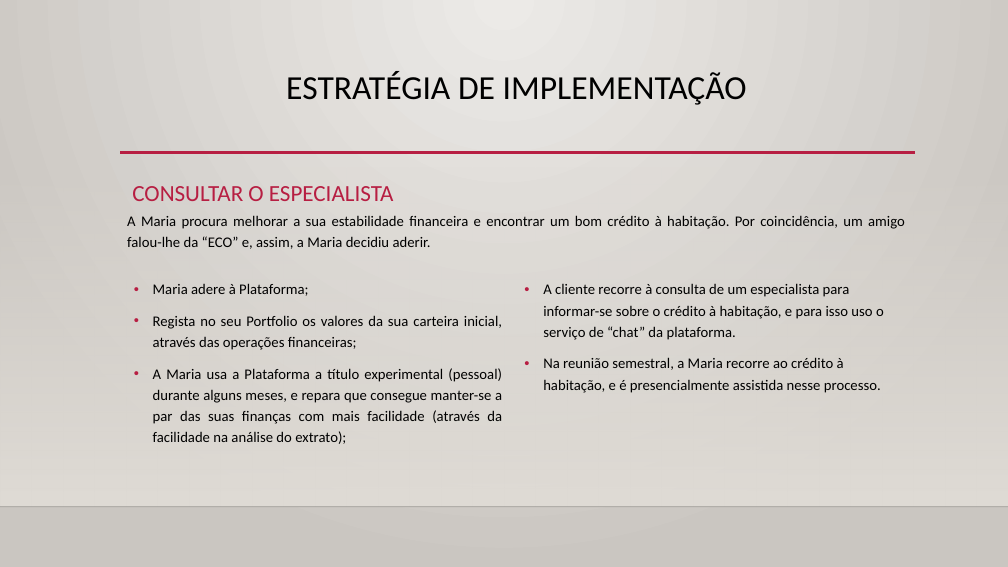
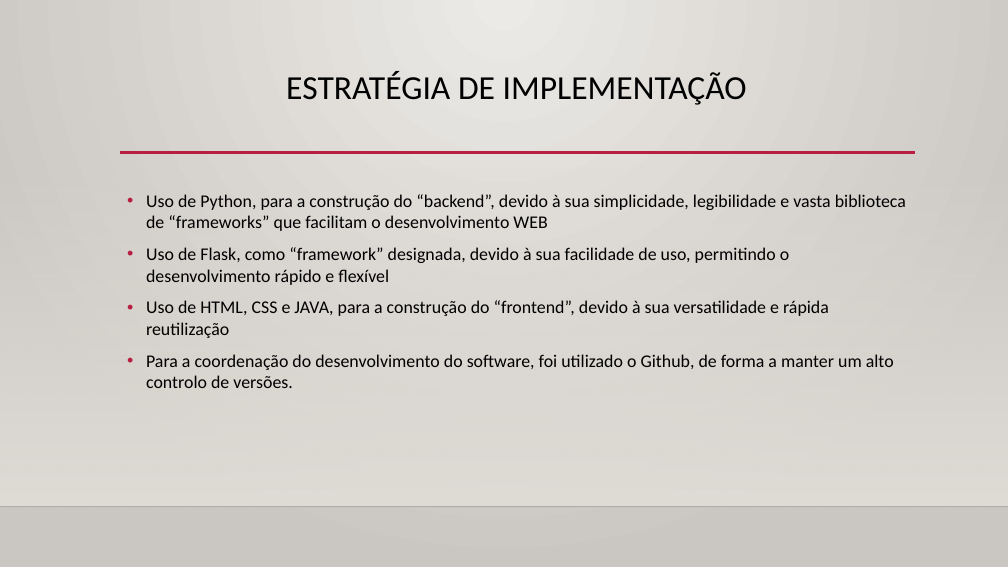
Before and after one commit to Projeto-ECO/Fase-3, a slide deck: slide 10 of Editables/Fase 3 - Construção.pptx. Drawn at 1008x567 pixels with LibreOffice and Linux fonts; fonts in the diff are those of the drawing; background and template pictures are left out. Boxes give left, top, right and bottom in pixels: in the first picture for what was removed or moved away, otherwise in the second. Text is boxed around its words. In the diff, an @@ line names an element or a change of style, - is before the commit and + after.

```diff
--- a/Editables/Fase 3 - Construção.pptx
+++ b/Editables/Fase 3 - Construção.pptx
@@ text removed at bbox=[132, 186, 394, 201] @@
-CONSULTAR O ESPECIALISTA
@@ text added at bbox=[146, 194, 906, 388], 17 pt, text #000000 @@
+• Uso de Python, para a construção do “backend”, devido à sua simplicidade, legibilidade e vasta biblioteca de “frameworks” que facilitam o desenvolvimento WEB
+• Uso de Flask, como “framework” designada, devido à sua facilidade de uso, permitindo o desenvolvimento rápido e flexível
+• Uso de HTML, CSS e JAVA, para a construção do “frontend”, devido à sua versatilidade e rápida reutilização
+• Para a coordenação do desenvolvimento do software, foi utilizado o Github, de forma a manter um alto controlo de versões.
@@ text removed at bbox=[127, 215, 905, 249] @@
-A Maria procura melhorar a sua estabilidade financeira e encontrar um bom crédito à habitação. Por coincidência, um amigo falou-lhe da “ECO” e, assim, a Maria decidiu aderir.
@@ text removed at bbox=[153, 283, 502, 444] @@
-• Maria adere à Plataforma;
-• Regista no seu Portfolio os valores da sua carteira inicial, através das operações financeiras;
-• A Maria usa a Plataforma a título experimental (pessoal) durante alguns meses, e repara que consegue manter-se a par das suas finanças com mais facilidade (através da facilidade na análise do extrato);
@@ text removed at bbox=[543, 283, 884, 393] @@
-• A cliente recorre à consulta de um especialista para informar-se sobre o crédito à habitação, e para isso uso o serviço de “chat” da plataforma.
-• Na reunião semestral, a Maria recorre ao crédito à habitação, e é presencialmente assistida nesse processo.
```
Also in this commit, not shown: 1 other slide changed, 2 other files.
